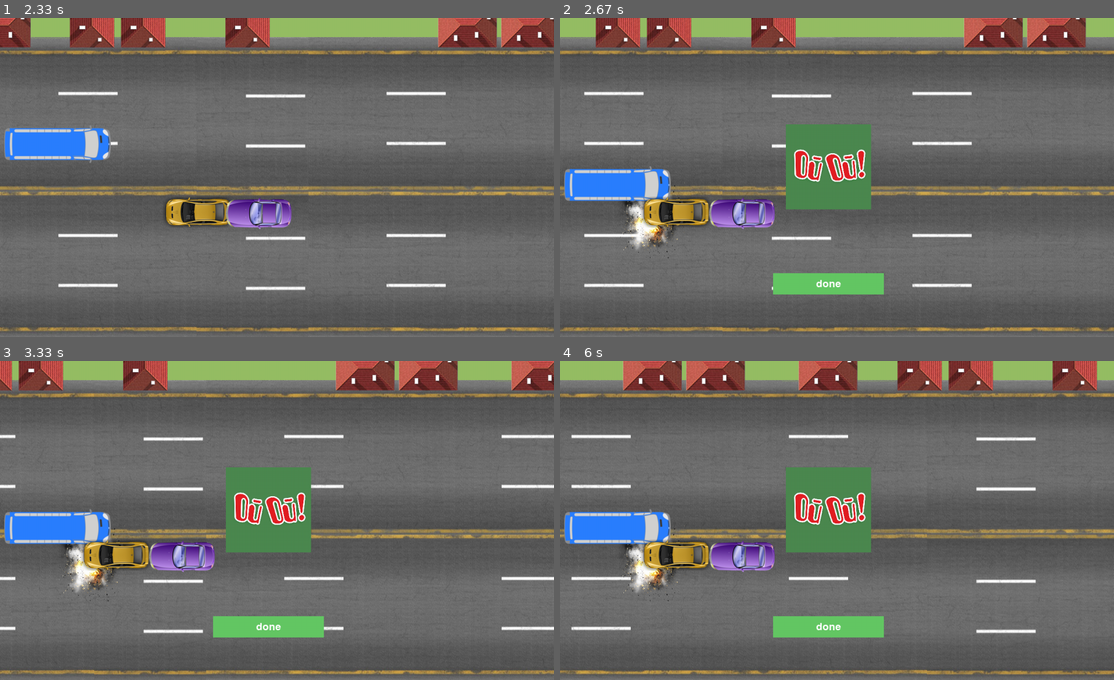
Above: before the commit, frames 1-4 (two rows, left to right).
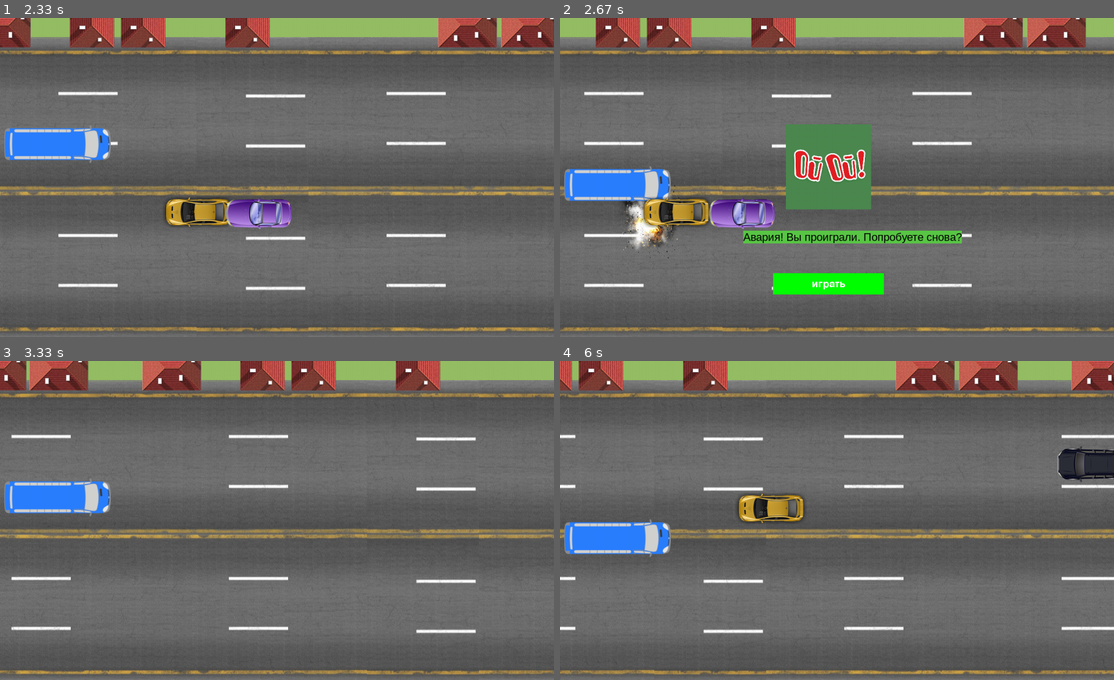
Above: after the commit, the same moments.

Repository: Alicccce/project_pygame
Game: pygame game, started from main_game.py
The game is run twice, just before and just after one commit, with the same random seed, the same clock (stepped at 60 frames per second) and the same inputs.
Inputs (mouse positions are in pixels of both pictures, inside the frame that each line leads up to):
- Up to frame 1 (2.33 s): hold W 0.33-0.8 s; hold S 0.83-1.13 s; hold W 1.17-1.53 s; hold S 1.57-1.93 s; hold W 1.97-2.27 s; hold S from 2.3 s (still down)
- Up to frame 2 (2.67 s): release S at 2.6 s; move the mouse to (825, 282) at 2.63 s
- Up to frame 3 (3.33 s): press the mouse at (265, 625) at 2.67 s; move the mouse to (326, 574) at 2.77 s; release the mouse at (382, 523) at 2.9 s; hold W from 2.97 s (still down); move the mouse to (77, 536) at 3 s
- Up to frame 4 (6 s): release W at 3.33 s; hold S 3.37-3.73 s; hold W 3.77-4.07 s; hold S 4.1-4.4 s; hold W 4.43-4.8 s; hold S 4.83-5.2 s; hold W 5.23-5.53 s; hold S 5.57-5.87 s; hold W from 5.9 s (still down)

Frame 1 is identical in both runs. In frame 2, 2.9% of the frame differs, in the area x 33-73%, y 66-87%; in frame 3, 22%, in the area x 0-100%, y 0-99%; in frame 4, 22%.

Commit message:
main_game

Diff:
--- a/main_game.py
+++ b/main_game.py
@@ -2,8 +2,6 @@
 import os
 import sys
 from random import *
-
-pygame.init()
 
 WHITE = (255, 255, 255)
 BLACK = (0, 0, 0)
@@ -13,13 +11,13 @@
 PINK = (255, 100, 100)
 LIGHT_GREEN = (100, 200, 100)
 HEIGHT, WIDTH = 750, 1300
-for_x = [] # список "занятых" абцисс машинок
-prov = True
-ox = [i for i in range(WIDTH + 10, WIDTH + 5001, 150)] # ось ох (координата машинки),
-# которая генерирется и появляется на n_ом расстоянии от осн. экрана
-
-sprts_cars = pygame.sprite.Group() # группа спрайтов машинок
-#sound = pygame.mixer.Sound('avaria2.wav')
+speed_car = 12
+
+sprts_cars = pygame.sprite.Group()  # группа спрайтов машинок
+all_sprites = pygame.sprite.Group()
+
+
+# sound = pygame.mixer.Sound('avaria2.wav')
 
 
 def load_image(name, colorkey=None):
@@ -39,67 +37,70 @@
         return x, s
 
 
-def smena(x, y): # функция вывода "окончания" основной игры
-    global bu
-    buyt = Button(500, 600, 260, 50, GREEN, LIGHT_GREEN, 'done')
+def smena(x, y, surf):  # функция вывода "окончания" основной игры
+    buyt = Button(500, 600, 260, 50, GREEN, LIGHT_GREEN, surf, 'играть')
     buyt.draw(500, 600)
+    tab = pygame.font.SysFont('arial', 26)
+    sc_text = tab.render('Авария! Вы проиграли. Попробуете снова?', True, BLACK, (90, 200, 70))
+    surf.blit(sc_text, (430, 500))
     s = pygame.transform.scale(load_image('yup.jpg'), (200, 200))
-    screen.blit(s, (530, 250))
-    bu = pygame.transform.scale(load_image('boo.png'), (200, 200)) # картинка взрыва
-    screen.blit(bu, (x - 70, y - 50))
-
-
-def restart():
+    surf.blit(s, (530, 250))
+    bu = pygame.transform.scale(load_image('boo.png'), (200, 200))  # картинка взрыва
+    surf.blit(bu, (x - 70, y - 50))
+
+
+def restart(surf):
+    global speed_car
     speed_car = 12
-    ox_per = ox
-    bu.convert_alpha()
-    pygame.display.update()
+    Main_game(surf)
 
 
 class the_next_stat_is(pygame.sprite.Sprite):
     image = load_image('stat.png')
 
-    def __init__(self, all_sprites, ox_per):
+    def __init__(self, all_sprites, screen):
         super().__init__(all_sprites)
-        self.ox_per = ox_per
+        self.image = the_next_stat_is.image
         self.rect = self.image.get_rect()
-        self.rect.x, self.rect.y = 500, 700
-        self.mask_car = pygame.mask.from_surface(self.image)
-
-    def update(self, speed):
-        global speed_car
-        self.rect.x -= speed_car
-        p = choice(self.ox_per)  # выбор абциссы старта машинки при достижении левой границы
-        if self.rect.x + self.rect.width < 0 and p not in for_x:
-            self.rect.x = (p)
-            self.rect.y = 640
+        self.rect.x, self.rect.y = 1310, 640
+        the_next_stat_is.update(self, self.image)
+
+    def update(self, mage):
+        print('good')
+        if self.rect.x > WIDTH // 2:
+            self.rect.x -= 10
+        else:
+            self.rect.x = 1310
+        screen.blit(mage, (self.rect.x, self.rect.y))
 
 
 class Button:
-    def __init__(self, x, y, width, height, act_color, inact_color, text=''):
+    def __init__(self, x, y, width, height, act_color, inact_color, surf, text=''):
         self.x, self.y = x, y
         self.width, self.height = width, height
         self.rect = pygame.Rect(x, y, width, height)
         self.act_color = act_color
         self.inact_color = inact_color
         self.text = text
+        self.surf = surf
 
     def draw(self, x, y):
         mouse = pygame.mouse.get_pos()
         click = pygame.mouse.get_pressed()
-        if y < mouse[1] < y + self.height and x < mouse[0] < x + self.width and click[0] == 1:
-            pygame.draw.rect(screen, (self.act_color), self.rect)
-            restart()
+        if y < mouse[1] < y + self.height and x < mouse[0] < x + self.width:
+            pygame.draw.rect(self.surf, (self.act_color), self.rect)
+            if click[0] == 1:
+                restart(self.surf)
         else:
-            pygame.draw.rect(screen, (self.inact_color), self.rect)
+            pygame.draw.rect(self.surf, (self.inact_color), self.rect)
         font = pygame.font.Font(None, 35)
         text_surf = font.render(self.text, True, WHITE)
         text_rect = text_surf.get_rect(center=self.rect.center)
-        screen.blit(text_surf, text_rect)
+        self.surf.blit(text_surf, text_rect)
 
 
 class Bus(pygame.sprite.Sprite):
-    image = load_image("bus_osn.png")
+    image = load_image('bus_osn.png')
 
     def __init__(self, *group):
         # НЕОБХОДИМО вызвать конструктор родительского класса Sprite. Это очень важно!!!
@@ -110,8 +111,7 @@
         self.rect.y = HEIGHT // 2 + 15
         self.mask_bus = pygame.mask.from_surface(self.image)
 
-    def update(self, keys):
-        global speed_car
+    def update(self, keys, surf):
         # ниже контроль движения автобуса
         if keys[pygame.K_w] and self.rect.y + 14 >= 100 and speed_car != 0:
             self.rect.y -= 6
@@ -120,7 +120,7 @@
 
 
 class Cars(pygame.sprite.Sprite):
-    def __init__(self, all_sprites, name, ox_per):  # name = ('png', (x, y))
+    def __init__(self, all_sprites, name, ox_per, for_x):  # name = ('png', (x, y))
         super().__init__(all_sprites)
         self.ox_per = ox_per
         self.image = load_image(name[0])  # считываем назвнаие
@@ -128,38 +128,47 @@
         self.rect.x = name[1][0]  # считаваем абциссу
         self.rect.y = name[1][1]  # считаваем ординату
         self.mask_car = pygame.mask.from_surface(self.image)
-        self.add(sprts_cars) # добавление текущей машинки в список спрайтов
-        for_x.append(self.rect.x) # добавление "использованной" координаты х для машинки
-
-    def update(self, speed):
-        global speed_car, ox_per
+        self.add(sprts_cars)  # добавление текущей машинки в список спрайтов
+        self.forx = for_x
+        self.forx.append(self.rect.x)  # добавление "использованной" координаты х для машинки
+
+    def update(self, speed, bus):
+        global speed_car
         cor_y = [90, 200, 310, 420, 530, 640]
         self.rect.x -= speed_car
         p = choice(self.ox_per)  # выбор абциссы старта машинки при достижении левой границы
-        if pygame.sprite.collide_mask(self, bus): # если машинки сталкнулись
-            smena(self.rect.x, self.rect.y)
+        if pygame.sprite.collide_mask(self, bus):  # если машинки сталкнулись
+            smena(self.rect.x, self.rect.y, screen)
             speed_car = 0
         # далее проверяется то, когда машинки заезжают за стену
-        if self.rect.x + self.rect.width < 0 and p not in for_x:
+        if self.rect.x + self.rect.width < 0 and p not in self.forx:
             self.rect.x = (p)
             self.rect.y = choice(cor_y)
             if len(self.ox_per) == 1:
-                the_next_stat_is(all_sprites, self.ox_per)
-                speed_car = 0
+                the_next_stat_is(all_sprites, screen)
             else:
-                for_x.append(self.rect.x), self.ox_per.remove(self.rect.x)
-
-
-if __name__ == '__main__':
-    size = (1300, 750)
-    screen = pygame.display.set_mode(size)
+                self.forx.append(self.rect.x)
+                self.ox_per.remove(self.rect.x)
+
+
+def Main_game(surf):
+    global screen
+    pygame.display.flip()
+
+    for_x = []  # список "занятых" абцисс машинок
+    ox = [i for i in range(WIDTH + 10, WIDTH + 5001, 150)]  # ось ох (координата машинки),
+    # которая генерирется и появляется на n_ом расстоянии от осн. экрана
+
+    sprts_cars = pygame.sprite.Group()  # группа спрайтов машинок
+    all_sprites = pygame.sprite.Group()
+
+    pygame.init()
+    screen = surf
     clock = pygame.time.Clock()
     start_ticks = pygame.time.get_ticks()
-
-    all_sprites = pygame.sprite.Group()
     bus = Bus(all_sprites)
 
-    cor_y = [90, 200, 310, 420, 530, 640] # список ординат для полос дороги
+    cor_y = [90, 200, 310, 420, 530, 640]  # список ординат для полос дороги
     x1, x2 = ox_operations(ox)[0], ox_operations(ox)[0]
     x3, x4 = ox_operations(ox)[0], ox_operations(ox)[0]
     x5, x6 = ox_operations(ox)[0], ox_operations(ox)[0]
@@ -169,7 +178,7 @@
                  ('black_car.png', (x4, choice(cor_y))),
                  ('purp_car.png', (x5, choice(cor_y))),
                  ('white_car.png', (x6, choice(cor_y)))]:
-            Cars(all_sprites, name, ox)  # передаём в name имя файла и координаты запуска
+        Cars(all_sprites, name, ox, for_x)  # передаём в name имя файла и координаты запуска
 
     imgg = load_image('roof_g.png')
     imgv = load_image('roof_v.png')
@@ -177,9 +186,8 @@
 
     running = True
 
-    xx, yy = 0, 45 # координаты расположения изображения дороги
+    xx, yy = 0, 45  # координаты расположения изображения дороги
     X1, Y1 = 1280, 45
-    speed_car = 12
     roof_g_speed = 4
     roof_g_positions = [(490, -35), (80, -35), (225, -35)]
     roof_v_positions = [(1085, -68), (720, -68), (840, -68)]
@@ -213,16 +221,20 @@
         # Делаем то же для "roof_v"
         roof_v_positions = [((WIDTH, y) if x < - imgv.get_width() - 100 else (x, y)) for x, y in roof_v_positions]
 
-
         keys = pygame.key.get_pressed()
-        all_sprites.update(keys)
+        all_sprites.update(keys, bus)
         all_sprites.draw(screen)
 
         for event in pygame.event.get():
             if event.type == pygame.QUIT:
                 running = False
+                sys.exit()
 
         pygame.display.flip()
         clock.tick(60)  # Ограничить до 60 кадров в секунду
 
     pygame.display.update()
+
+
+screen = pygame.display.set_mode((1300, 750))
+Main_game(screen)
